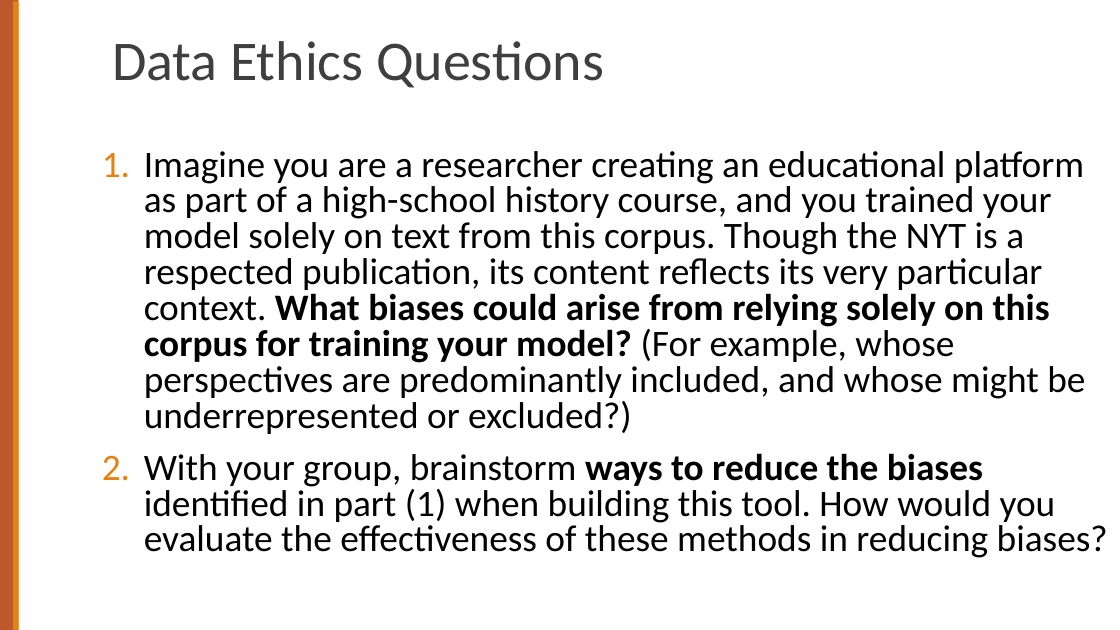
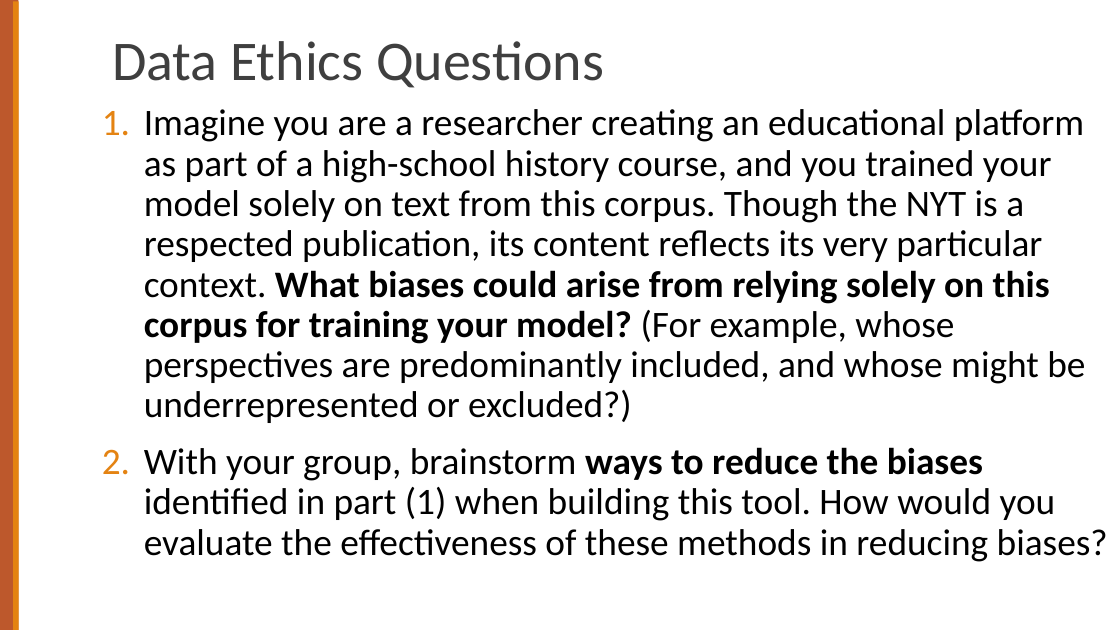
Before and after one commit to cs124/labs, a slide deck: slide 26 of Lab1_UnixForPoets.pptx (slide 25 before the commit). Drawn at 1120x630 pixels with LibreOffice and Linux fonts; fonts in the diff are those of the drawing. Boxes give left, top, right and bottom in pixels: in the first picture for what was removed or moved away, otherwise in the second. Text is boxed around its words. In the diff, an @@ line names an element or a change of style, - is before the commit and + after.

```diff
--- a/Lab1_UnixForPoets.pptx
+++ b/Lab1_UnixForPoets.pptx
@@ text "Imagine you are a researcher ...": place and size @@
-text "Imagine you are a researcher ..." at [144,151,1108,558]
+text "Imagine you are a researcher ..." at [144,109,1108,562]
@@ text "Imagine you are a researcher ..." at [144,109,1108,562]: line spacing 0.8 to 0.9 @@
```
Also in this commit, not shown: 6 other slides changed, 1 slide added, 1 other file.
